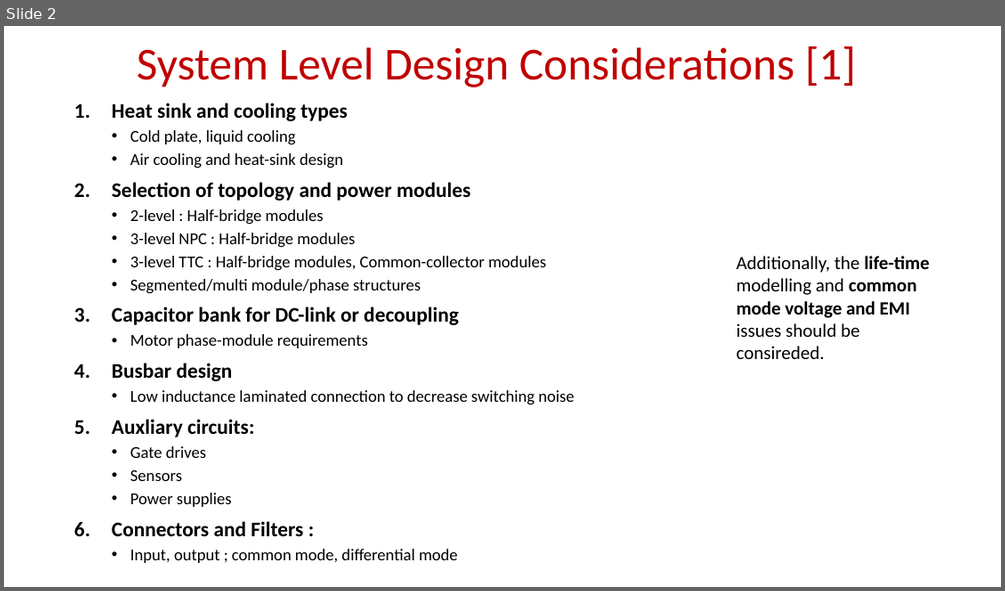
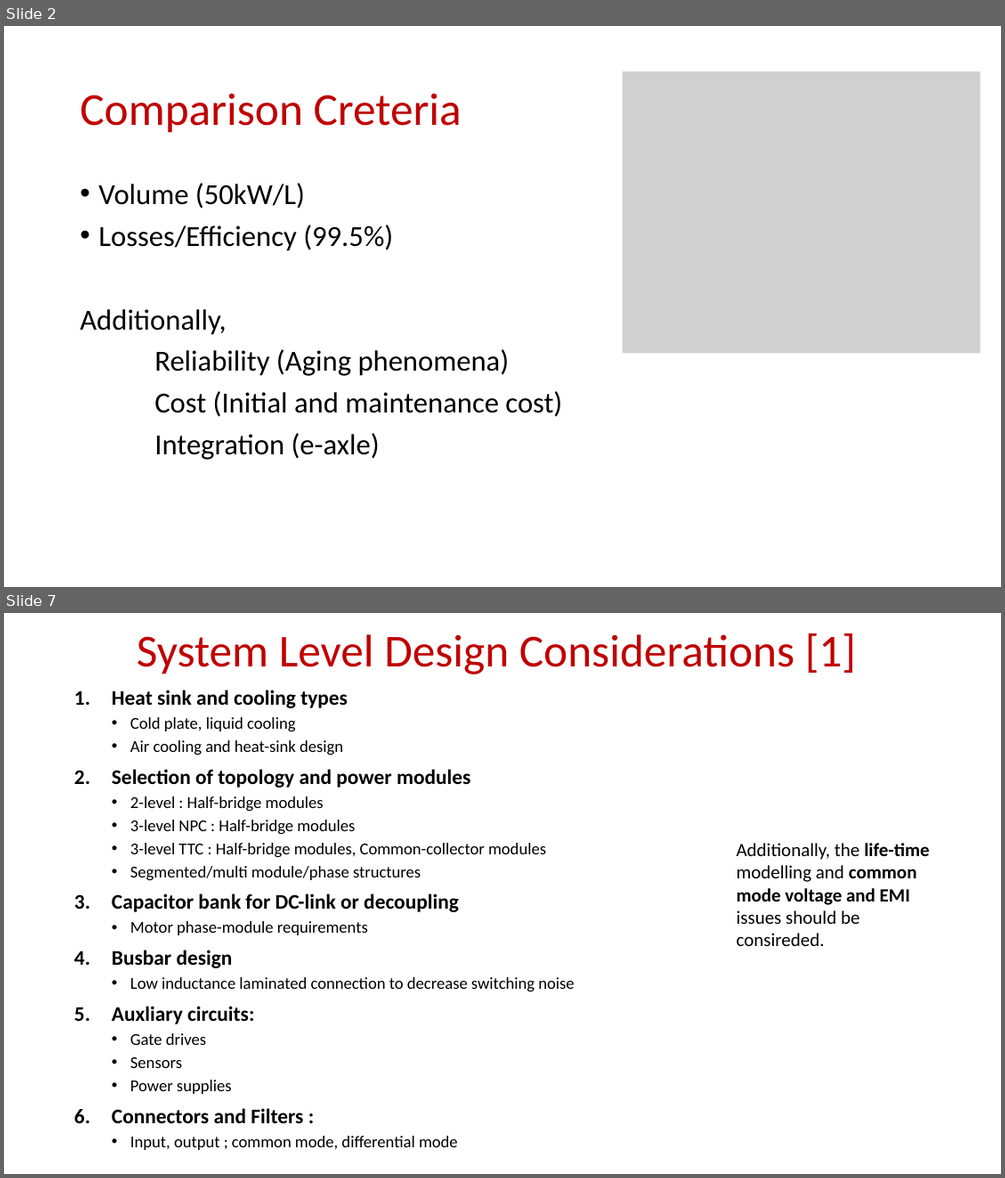
Before and after one commit to EnesAyaz/KTH, a slide deck: Weekly-Reports/ComparitiveAnalyisi.pptx. Shown one above the other, each under a label of ours: slide 2 before the commit, slides 2 and 7 after it; the slides between them are not shown. The pictures are 1005x591 and 1005x1178 pixels, drawn with LibreOffice and Linux fonts; fonts in the diff are those of the drawing; grey boxes stand for pictures. Boxes give left, top, right and bottom in pixels: in the first picture for what was removed or moved away, otherwise in the second. Text is boxed around its words. In the diff, an @@ line names an element or a change of style, - is before the commit and + after.

```diff
--- a/Weekly-Reports/ComparitiveAnalyisi.pptx
+++ b/Weekly-Reports/ComparitiveAnalyisi.pptx
@@ slide 2 added at <box>4,26,1001,587</box>, background #FFFFFF @@
@@ picture added at <box>623,71,979,354</box> @@
@@ title added at <box>80,93,461,133</box>, 44 pt, text #C00000 @@
+Comparison Creteria
@@ text added at <box>80,183,562,459</box>, 28 pt, text #000000 @@
+• Volume (50kW/L)
+• Losses/Efficiency (99.5%)
+Additionally,
+Reliability (Aging phenomena)
+Cost (Initial and maintenance cost)
+Integration (e-axle)
@@ what was slide 2 is now slide 7 @@
```
Also in this commit, not shown: 1 slide changed, 4 other slides added, 6 other files.
